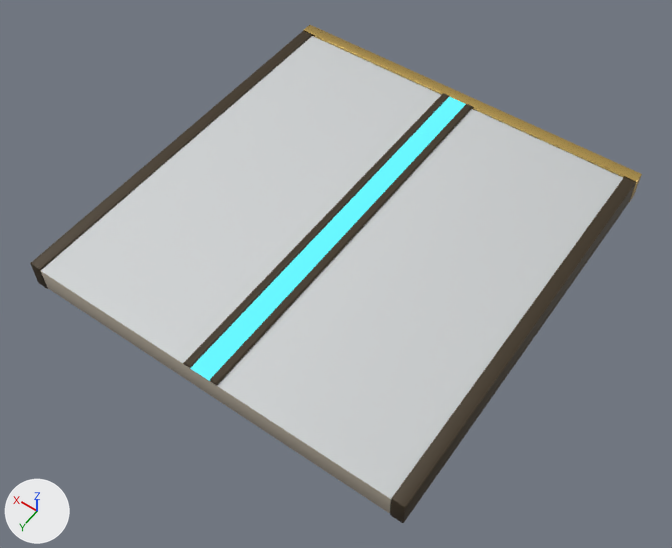
Before and after pictures for a commit that changed the glTF model public/assets/kit/plate.glb.
Camera for both pictures: a 50 mm camera at (-3.1, 2.52, 6.21) aimed at (-0.11, -1.67, -0.38). Every picture has the same lights, and +X, +Y and +Z are marked at lower left. The older version comes first. Where no turn or scale is listed for an object, it has been applied to the vertices. Vertices at exactly the same position are counted once.

Names of what the first picture shows: 'plate_body', 'plate_line'.
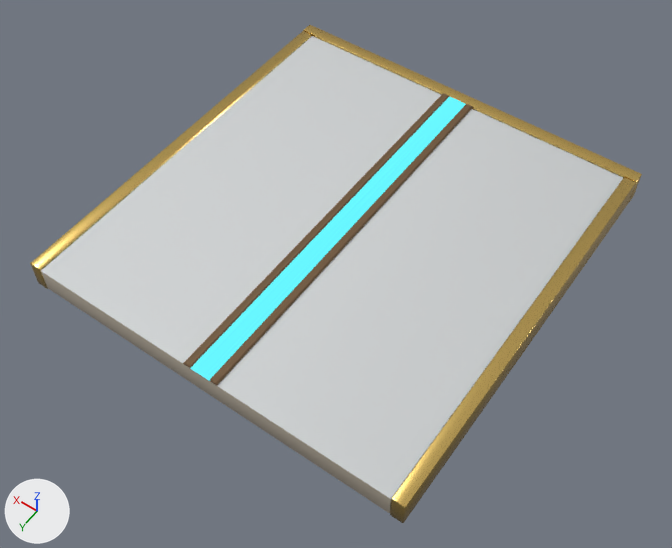
The change, as a list of edits to the scene's bpy script:
```text
Change mat_m_bronze_trim:
    where n2 = _N.new('ShaderNodeMix'); n2.name = 'Mix'
    n2.inputs[7].default_value: (0.0545, 0.0369, 0.0176, 1.0) -> (0.171, 0.0999, 0.0437, 1.0)  # 'B', brown #423624 -> 'B', brown #73593b
Change me_plate_body_001:
    where me_plate_body_001.from_pydata(...)  # 224 vertices, 432 faces; spans x -1.9..1.9, y -4.0..0.0, z -0.28..0.02
    used by ob_plate_body; location = (0.0, 0.0, 0.0)
    me_plate_body_001 part 1: the loose piece of 56 vertices spanning x -1.9..-1.78, y -3.88..0.0, z -0.27..0.01 is moved by (3.68, 0.0, 0.0)
    me_plate_body_001 part 2: 112 of 224 vertices moved; they spanned x -1.9..1.9, y -4.0..0.0, z -0.28..0.02 and now span x -1.9..1.9, y -4.0..0.0, z -0.28..0.02; mean shift (-1.84, 0.0, 0.0); largest move (1.9, -3.88, -0.27) -> (-1.78, 0.0, -0.26)
    me_plate_body_001 part 3: 216 faces spanning x -1.9..1.9, y -4.0..0.0, z -0.28..0.02 switch from mat_m_bronze_trim to mat_m_gilt
```

Boxes [x1, y1, x2, y2] around the edits, measured in the pictures (672 x 548 px; the box of a moved part takes in the faces that stretch with it):
'plate_body', surface changed: [30, 28, 640, 523] in both
'plate_line', surface changed: [183, 93, 473, 386] in both
part 1 of me_plate_body_001, moved or reshaped: before [390, 177, 636, 523]; after [30, 31, 312, 289]
part 2 of me_plate_body_001, moved or reshaped: before [303, 25, 642, 202]; after [390, 177, 636, 523]
part 3 of me_plate_body_001, recoloured: before [30, 31, 636, 523]; after [30, 28, 640, 289]
